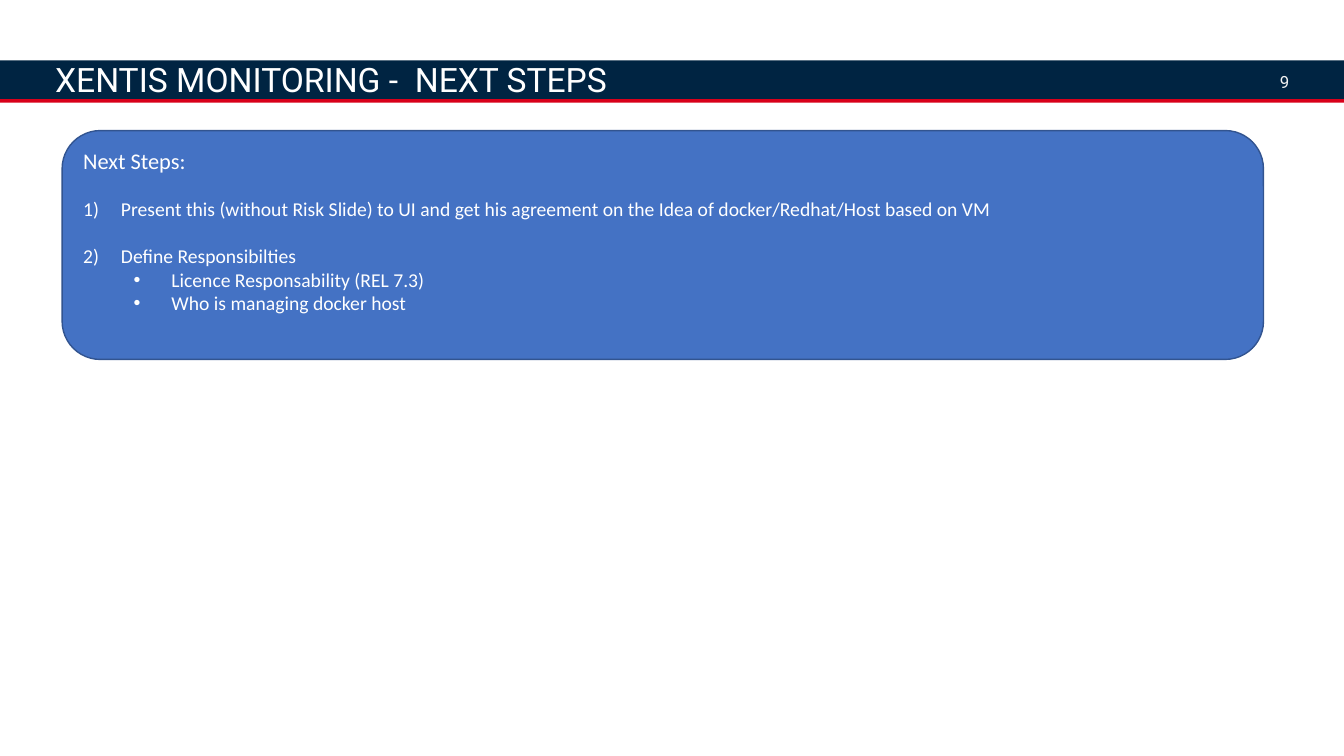
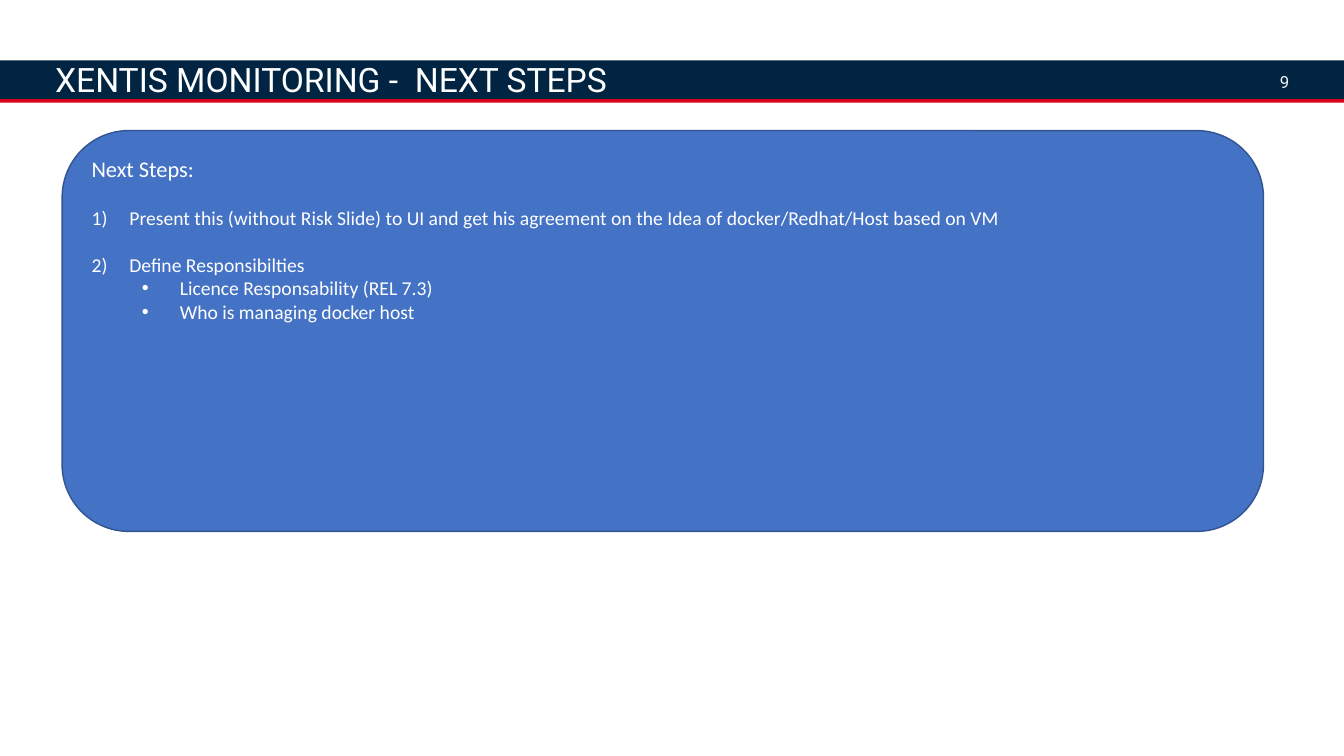
Before and after one commit to gwagner681105/pd_docker, a slide deck: slide 9 of XENTIS-Monitoring.pptx. Drawn at 1344x756 pixels with LibreOffice and Linux fonts; fonts in the diff are those of the drawing; background and template pictures are left out. Boxes give left, top, right and bottom in pixels: in the first picture for what was removed or moved away, otherwise in the second. Text is boxed around its words. In the diff, an @@ line names an element or a change of style, - is before the commit and + after.

```diff
--- a/XENTIS-Monitoring.pptx
+++ b/XENTIS-Monitoring.pptx
@@ rounded rectangle "Next Steps:": place and size @@
-rounded rectangle "Next Steps:" at [63,131,1264,360]
+rounded rectangle "Next Steps:" at [63,131,1264,532]
```
Also in this commit, not shown: 8 other slides changed.
